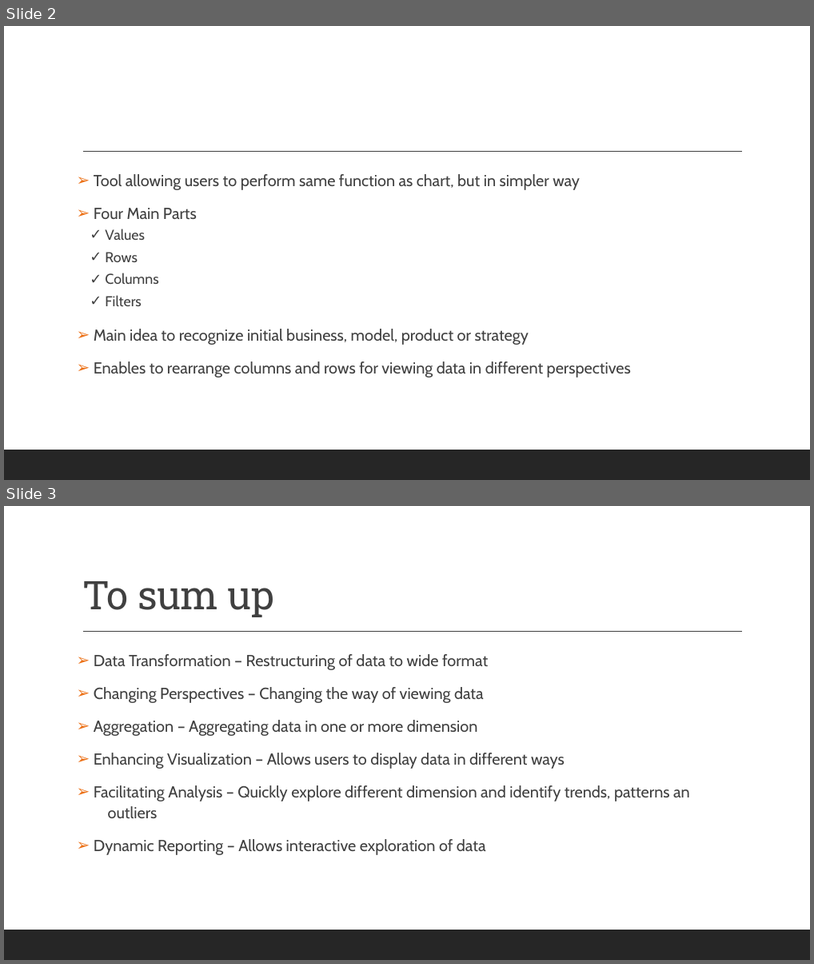
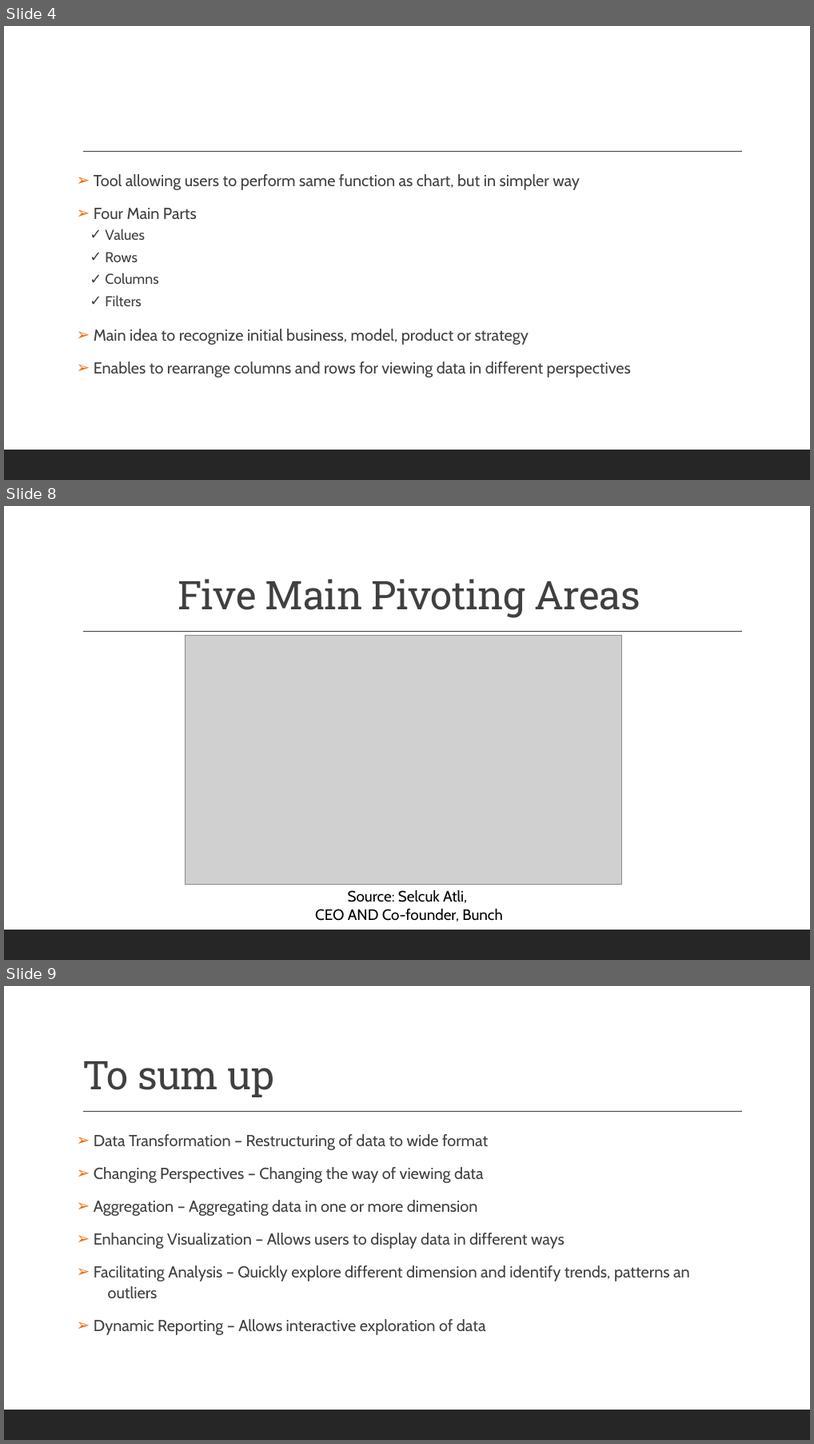
Before and after one commit to spaggiari65/present, a slide deck: PIVOTING.pptx. Shown one above the other, each under a label of ours: slides 2 and 3 before the commit, slides 4, 8 and 9 after it; the slides between them are not shown. The pictures are 814x964 and 814x1444 pixels, drawn with LibreOffice and Linux fonts; fonts in the diff are those of the drawing; grey boxes stand for pictures. Boxes give left, top, right and bottom in pixels: in the first picture for what was removed or moved away, otherwise in the second. Text is boxed around its words. In the diff, an @@ line names an element or a change of style, - is before the commit and + after.

```diff
--- a/PIVOTING.pptx
+++ b/PIVOTING.pptx
@@ slide 8 added at [4,506,810,960], background #FFFFFF; not listed: 2 template elements that a slide beside it also shows @@
@@ title added at [178,579,641,618], 47 pt, text #404040 @@
+Five Main Pivoting Areas
@@ picture added at [186,635,622,884] @@
@@ text added at [315,889,502,921], 18 pt, text #000000 @@
+Source: Selcuk Atli,
+CEO AND Co-founder, Bunch
@@ what was slide 2 is now slide 4 @@
@@ what was slide 3 is now slide 9 @@
```
Also in this commit, not shown: 10 other slides added, 1 other file.
